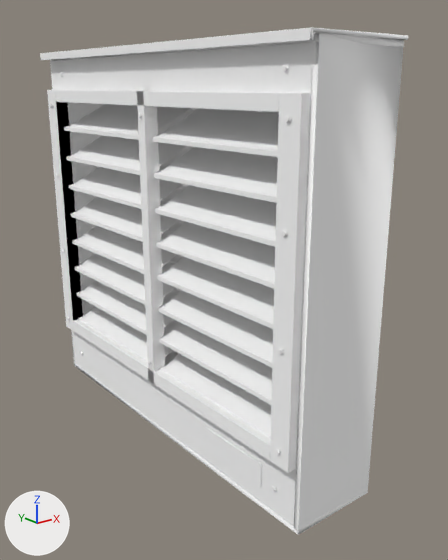
What one commit did to the OBJ model Assets/models/maps/spillway/wall_vent_v2/wall_vent_lod1.obj.
One viewpoint serves both versions: a 50 mm lens placed at (-97.2, -121.1, 85.2), pointed at (-6.2, -7.3, 39.7). Arrows for +X, +Y and +Z are at lower left; the lights stay in place. The picture after the commit comes second. Where no turn or scale is listed for an object, it has been applied to the vertices.

Before the edit, the objects in view are built like this:
```python
me_wall_vent_lod1 = bpy.data.meshes.new('wall_vent_lod1')
me_wall_vent_lod1.from_pydata(...)  # 1445 vertices, 2546 faces; spans x -24.2..0.5, y -50.5..50.5, z 0.0..93.6
me_wall_vent_lod1.materials.append(mat_wall_vent)  # white #ffffff
ob_wall_vent_lod1 = bpy.data.objects.new('wall_vent_lod1', me_wall_vent_lod1)
ob_wall_vent_lod1.location = (0.0, 0.0, 0.0)
```
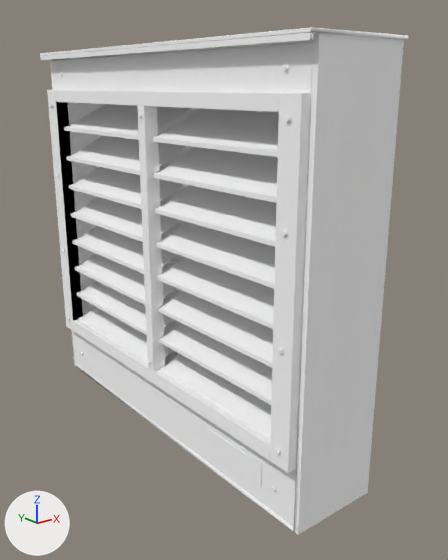
Boxes (x1, y1, x2, y2) around the edits, measured in the pictures (448 x 560 px):
part 1 of me_wall_vent_lod1, cut back
    before: (40, 28, 404, 534)
    after: (40, 32, 313, 354)

What changed in the scene script:
```text
Change me_wall_vent_lod1:
    used by ob_wall_vent_lod1; location = (0.0, 0.0, 0.0)
    remove me_wall_vent_lod1.from_pydata(...)  # 1445 vertices, 2546 faces; spans x -24.2..0.5, y -50.5..50.5, z 0.0..93.6
    add me_wall_vent_lod1.from_pydata(...)  # 1458 vertices, 2548 faces; spans x -24.2..0.5, y -50.5..50.5, z 0.0..93.6
    me_wall_vent_lod1 part 1
    19 vertices are removed from x -21.5..0.0, y -50.0..50.0, z 0.0..91.8
    82 faces are deleted
    8 vertices in x -24.0..-23.3, y -50.5..50.5, z 93.5..93.6 move by (0.0, 0.0, -0.7)
    28 new faces join them
    other edits to the shape of me_wall_vent_lod1 do not show in these pictures
```
